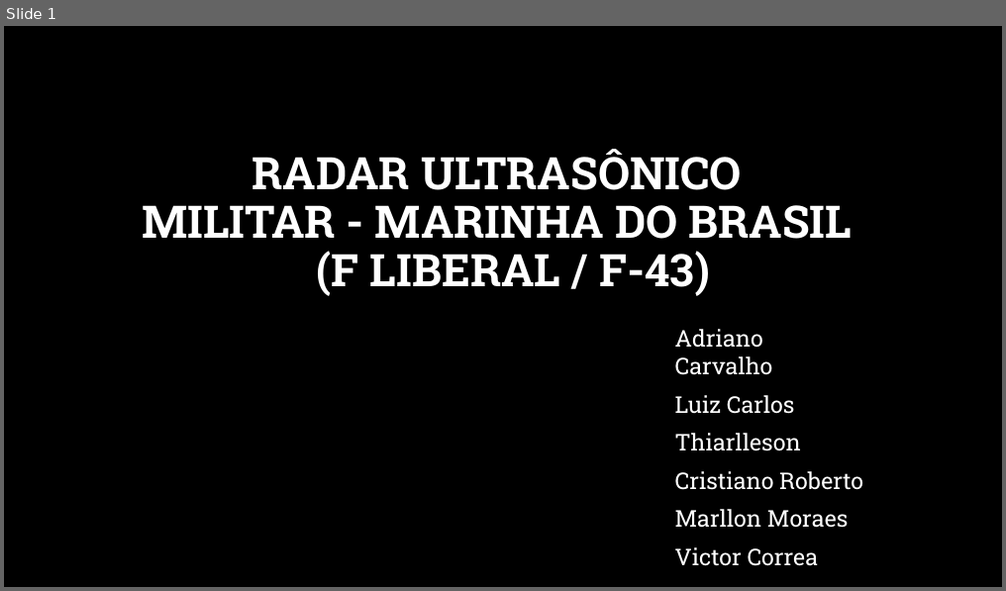
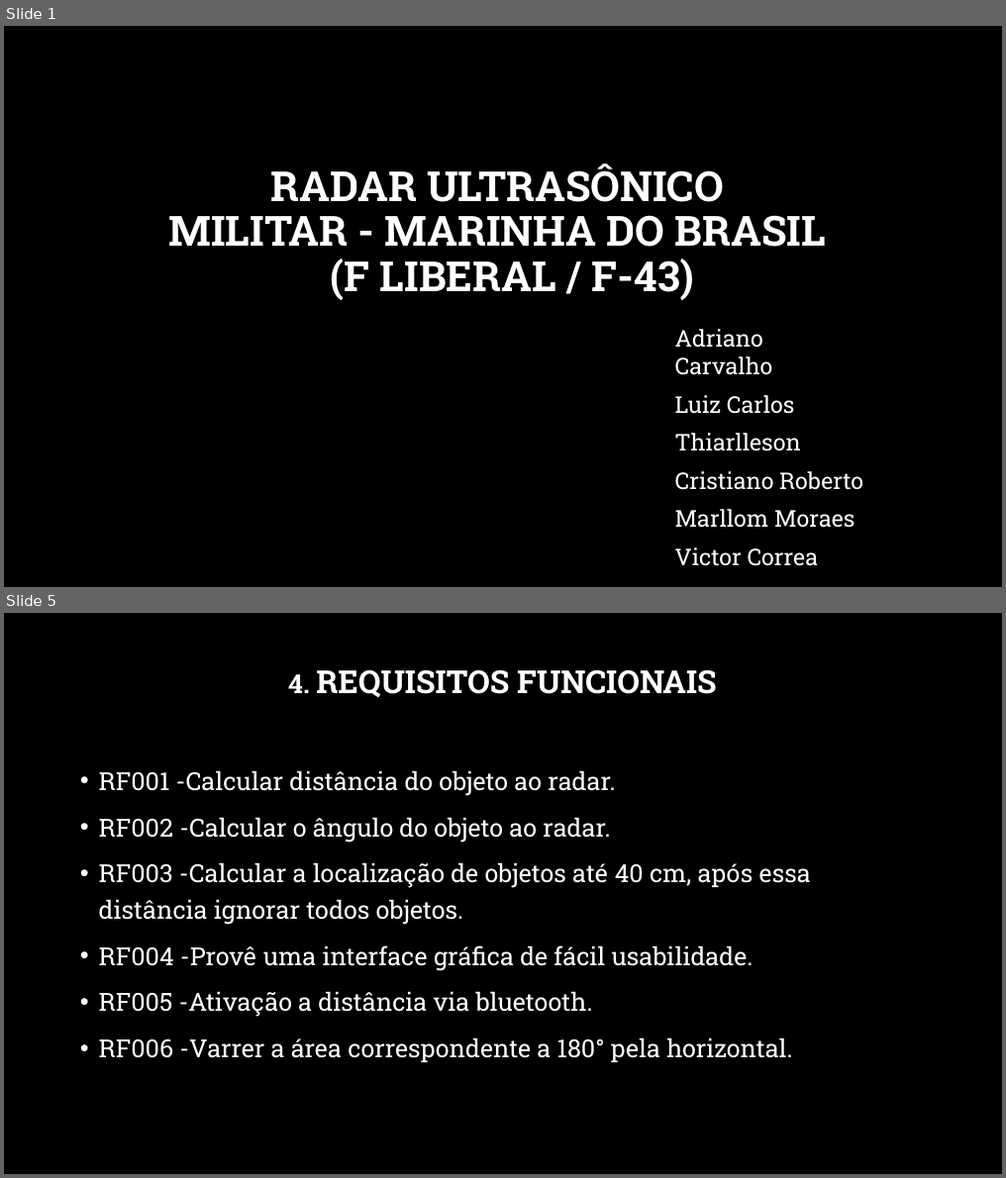
Before and after one commit to Thiarlleson/ProjetoSistemaEmbarcado, a slide deck: Radar_Ultrasonico.pptx. Shown one above the other, each under a label of ours: slide 1 before the commit, slides 1 and 5 after it; the slides between them are not shown. The pictures are 1006x591 and 1006x1178 pixels, drawn with LibreOffice and Linux fonts; fonts in the diff are those of the drawing; background and template pictures are left out. Boxes give left, top, right and bottom in pixels: in the first picture for what was removed or moved away, otherwise in the second. Text is boxed around its words. In the diff, an @@ line names an element or a change of style, - is before the commit and + after.

```diff
--- a/Radar_Ultrasonico.pptx
+++ b/Radar_Ultrasonico.pptx
@@ slide 5 added at box(4, 613, 1002, 1174), background picture (left out) @@
@@ title added at box(288, 670, 717, 697), 30.6 pt, text #FFFFFF, bold @@
+4. REQUISITOS FUNCIONAIS
@@ text added at box(99, 770, 811, 1062), 24 pt, text #FFFFFF @@
+• RF001 -Calcular distância do objeto ao radar.
+• RF002 -Calcular o ângulo do objeto ao radar.
+• RF003 -Calcular a localização de objetos até 40 cm, após essa distância ignorar todos objetos.
+• RF004 -Provê uma interface gráfica de fácil usabilidade.
+• RF005 -Ativação a distância via bluetooth.
+• RF006 -Varrer a área correspondente a 180° pela horizontal.
@@ slide 1 changed as well @@
@@ title "RADAR ULTRASÔNICO MILITAR - MARINHA ..." at box(169, 164, 826, 300): size 43.2 to 40 pt @@
@@ subtitle at box(675, 509, 854, 528): text changed @@
-Marllon Moraes
+Marllom Moraes
```
Also in this commit, not shown: 6 other slides changed, 3 other slides added, 7 slides removed, 3 other files.
